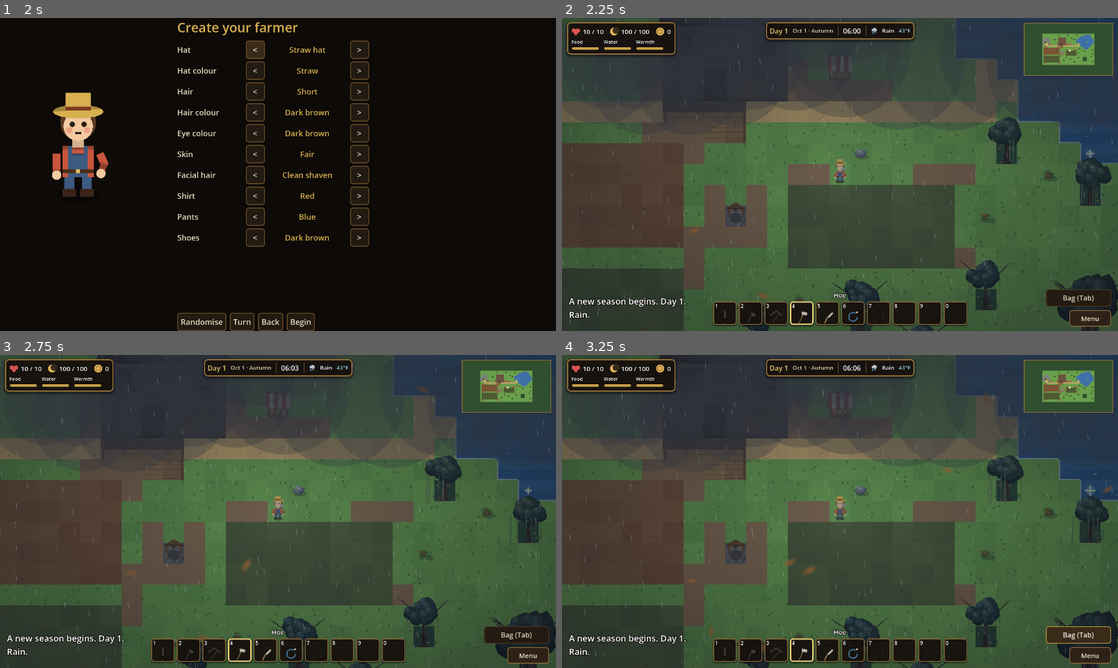
Above: before the commit, frames 1-4 (two rows, left to right).
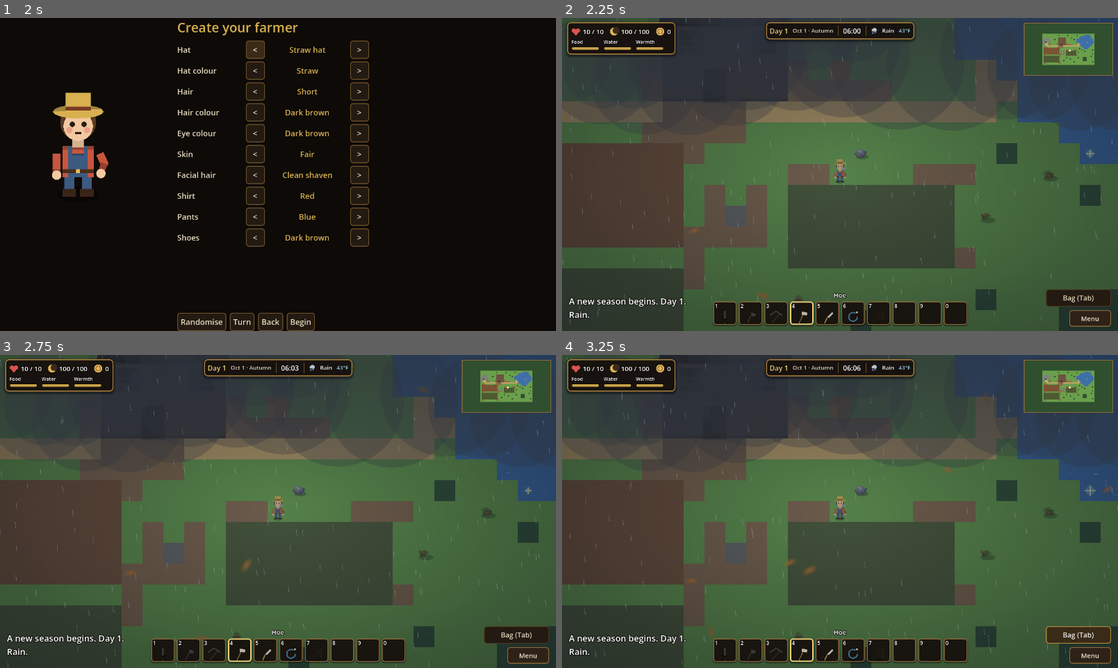
Above: after the commit, the same moments.

Repository: joshj1108/CrowCreekHollow
Game: Godot game, scene res://scenes/main.tscn
The game is run twice, just before and just after one commit, with the same random seed, the same clock (stepped at 60 frames per second) and the same inputs.
Inputs:
- Up to frame 1 (2 s): click "New Game" at 0.5 s; click "Slot 1: empty" at 1.25 s
- Up to frame 2 (2.25 s): click "Begin" at 2 s
- Up to frame 3 (2.75 s): no input
- Up to frame 4 (3.25 s): click "Bag (Tab)" at 2.75 s

Frame 1 is identical in both runs. In frame 2, 2.9% of the frame differs, in the area x 1-100%, y 0-100%; in frame 3, 2.9%; in frame 4, 2.9%.

Commit message:
Add a flat farm view that hides the placeholder tile art
FLAT_FARM_ART draws each farm tile as one colour block, with no ground
detail, shadows, tree or building art, and no great tree art. It is on by
default so the layout can be read. Set it to false to get the full
placeholder art back. The house interior, the weather and the rest of the
drawing are unchanged.

Co-Authored-By: Claude Haiku 5.5 <noreply@anthropic.com>
Claude-Session: https://claude.ai/code/session_016EvHBYyFANDWxunM27u84C

Diff:
--- a/scripts/main.gd
+++ b/scripts/main.gd
@@ -312,6 +312,9 @@
 const STALL_IX := FarmLayout.STALL_IX
 const STALL_IY := FarmLayout.STALL_IY
 const RESERVED := FarmLayout.RESERVED
+# Draws every farm tile as one flat colour block, with no ground detail, shadows, tree or building art.
+# Use it to read the layout itself. Set it to false for the full placeholder art.
+const FLAT_FARM_ART := true
 const LAYOUT_VERSION := FarmLayout.VERSION
 const STALL_CLOSE_HOUR := 18.0
 const SELL_FISH := 6
@@ -1262,12 +1265,16 @@
 	var fy0 := clampi(floori(top_left.y / PX) - 1, 0, MAP_H - 1)
 	var fx1 := clampi(ceili((top_left.x + view.x) / PX) + 1, 0, MAP_W - 1)
 	var fy1 := clampi(ceili((top_left.y + view.y) / PX) + 1, 0, MAP_H - 1)
+	if FLAT_FARM_ART:
+		for y in range(fy0, fy1 + 1):
+			for x in range(fx0, fx1 + 1):
+				draw_rect(_tile_rect(Vector2i(x, y)), TILE_COLORS[map[y][x]])
 	# Pass one: the ground, with small details. Pass two: shadows, which fall on the ground only.
 	# Pass three: trees and buildings, drawn over both.
 	for y in range(fy0, fy1 + 1):
 		for x in range(fx0, fx1 + 1):
 			var ground: int = map[y][x]
-			if _is_ground(ground):
+			if _is_ground(ground) and not FLAT_FARM_ART:
 				var gcell := _tile_rect(Vector2i(x, y))
 				draw_rect(gcell, _ground_color(TILE_COLORS[ground], x, y))
 				_draw_ground_detail(gcell, ground, x, y)
@@ -1275,14 +1282,14 @@
 					FarmArt.draw_stump(self, gcell)
 	for y in range(fy0, fy1 + 1):
 		for x in range(fx0, fx1 + 1):
-			if map[y][x] == Tile.TREE and not _in_big_tree(Vector2i(x, y)):
+			if map[y][x] == Tile.TREE and not _in_big_tree(Vector2i(x, y)) and not FLAT_FARM_ART:
 				var scell := _tile_rect(Vector2i(x, y))
 				draw_colored_polygon(_ellipse_at(scell.get_center() + Vector2(PX * 0.2, PX * 0.26), PX * 0.42, PX * 0.2), Color(0, 0, 0, 0.26))
 	for y in range(fy0, fy1 + 1):
 		for x in range(fx0, fx1 + 1):
 			var tile: int = map[y][x]
 			var cell := _tile_rect(Vector2i(x, y))
-			if _is_ground(tile):
+			if _is_ground(tile) or FLAT_FARM_ART:
 				continue
 			if tile == Tile.TREE and _in_big_tree(Vector2i(x, y)):
 				# The great tree's footprint is plain grass; its shadow and crown are drawn on top later.
@@ -1326,7 +1333,8 @@
 				draw_string(ThemeDB.fallback_font, Vector2(label_x, cell.position.y + PX * 0.6), label, HORIZONTAL_ALIGNMENT_LEFT, -1, 11, Color(0.05, 0.03, 0.02))
 
 	# The great tree goes last, so its crown is never painted over by the ground around it.
-	_draw_big_tree()
+	if not FLAT_FARM_ART:
+		_draw_big_tree()
 	for y in INT_H:
 		for x in INT_W:
 			var kind: int = interior[y][x]
